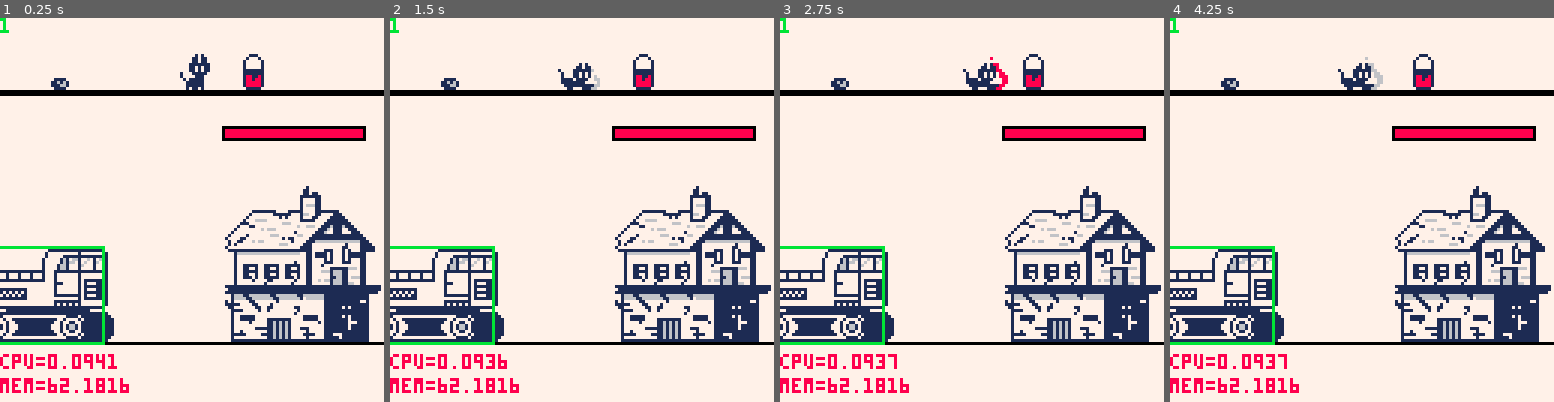
Above: before the commit, frames 1-4 (left to right).
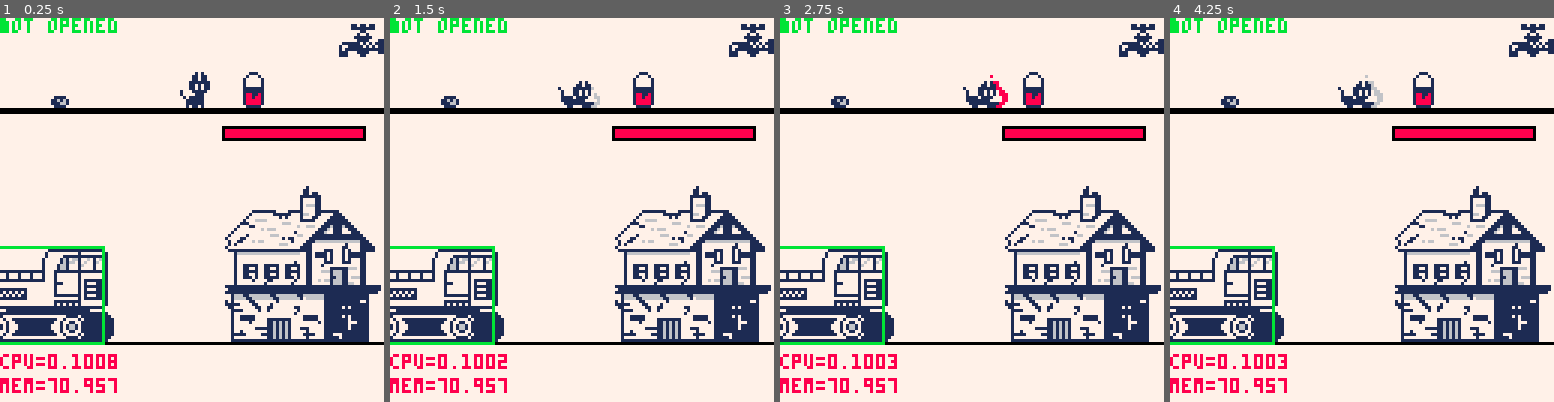
Above: after the commit, the same moments.

Repository: Arche-san/retrocat
Game: PICO-8 cartridge retrocat.p8
Two runs of this game, one before a commit and one after it. Both use one fixed random seed, a clock stepped at 60 frames per second and the inputs below.
Inputs:
- Up to frame 1 (0.25 s): no input
- Up to frame 2 (1.5 s): tap X (X key) at 0.33, 1.07 s; tap O (Z key) at 0.7 s
- Up to frame 3 (2.75 s): hold Right 1.6-2.1 s; tap O (Z key) at 1.7, 2.1, 2.5 s; tap X (X key) at 1.85 s; hold Right from 2.47 s (still down)
- Up to frame 4 (4.25 s): tap O (Z key) every 0.4 s from 2.9 to 4.1 s; tap X (X key) at 2.97, 4.08 s; release Right at 3.03 s; hold Left 3.08-3.58 s; hold Right from 4.02 s (still down)

The runs differ from the first frame. In frame 1, 5.7% of the frame differs, in the area x 0-100%, y 0-98%; in frame 2, 5.8%; in frame 3, 5.9%; in frame 4, 5.9%.

Commit message:
paint tap first tests => "IL EST BO LE LAVABO !"

Diff:
--- a/retrocat.p8
+++ b/retrocat.p8
@@ -4,7 +4,7 @@
 
 --main
 ground_y = 108
-scaffolding_y = 24
+scaffolding_y = 30
 
 rock_push_force = 0.5
 rock_push_time = 15
@@ -17,18 +17,20 @@
 bucket_push_force = 0.5
 bucket_push_time = 15
 bucket_shake_time = 15
-bucket_paint_capacity_max = 100
+bucket_paint_capacity_max = 10
+bucket_refill_position = 115
 
 building_life_max = 100
 
 paint_surface_bonus = 0.025
 
 function _init()
- rock_create(20,24)
+ rock_create(20,scaffolding_y)
  building = building_init()
  cat = cat_init()
  demolisher = demolisher_init()
  bucket = bucket_init()
+ painttap = painttap_init();
 end
 
 function _update60()
@@ -36,6 +38,7 @@
  cat_update(cat)
  demolisher_update(demolisher)
  bucket_update(bucket)
+ painttap_update(painttap)
  foreach(paintbullets_arr, paintbullet_update)
  foreach(rocks_arr, rock_update)
 end
@@ -47,6 +50,7 @@
  building_draw(building)
  cat_draw(cat)
  demolisher_draw(demolisher)
+ painttap_draw(painttap)
  bucket_draw(bucket)
  foreach(paintbullets_arr, paintbullet_draw)
  foreach(rocks_arr, rock_draw)
@@ -442,6 +446,7 @@
 end
 
 -->8
+-- paint elements
 -- bucket
 bucket_state_push = 1
 bucket_state_shake = 2
@@ -466,7 +471,7 @@
   if(b.state_time >= bucket_shake_time) b.state = 0
  end
 
- if(b.x > 108) b.x = 108
+ if(b.x > bucket_refill_position) b.x = bucket_refill_position
  if(b.x < 20) b.x = 20
 end
 
@@ -498,11 +503,15 @@
  b.state_time = 0
 end
 
-function bucket_refill(b)
- b.paint_capacity = bucket_paint_capacity_max
-end
-
--->8
+function bucket_refill(b, value)
+ b.paint_capacity += value
+ b.paint_capacity = min(b.paint_capacity, bucket_paint_capacity_max)
+end
+
+function is_bucket_in_refill_position()
+ return bucket.x >= bucket_refill_position
+end
+
 -- paint bullet
 paintbullets_arr = {}
 
@@ -531,6 +540,57 @@
 
 function paintbullet_destroy(p)
  del(paintbullets_arr, p)
+end
+
+-- paint tap
+function painttap_init()
+ return {
+  x = 128,
+  y = -3,
+  opened = false,
+  refill_timer = 0
+ }
+end
+
+function painttap_update(p)
+ if is_bucket_in_refill_position() then
+  painttap_open(p)
+ else
+  painttap_close(p)
+ end
+
+ if p.opened then
+  p.refill_timer -= 1
+  if p.refill_timer <= 0 then
+   if is_bucket_in_refill_position() then
+    bucket_refill(bucket, 1)
+   end
+   p.refill_timer = 60
+  end
+ end
+
+end
+
+function painttap_draw(p)
+ if p.opened then
+  print("opened",0,0)
+  rectfill(p.x-15, p.y+15, p.x-13, p.y+23, 8)
+ else
+  print("not opened",0,0)
+ end
+
+ spr(46, p.x-16, p.y, 2, 2)
+end
+
+function painttap_open(p)
+ if(p.opened) return;
+ p.opened = true
+ p.refill_timer = 60
+end
+
+function painttap_close(p)
+ if(not p.opened) return;
+ p.opened = false
 end
 
 -->8
